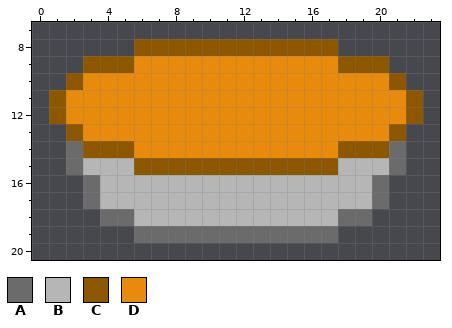
A pixel-art sprite gets an edit: src/img/dishes/pumpkin-pie.png. The picture above was drawn from the file before the commit.
The file is 24x24 pixels. Shown: x 0..23, y 7..20.
Palette (. is transparent): A #6b6b6b  B #b6b6b6  C #8d5700  D #e88a0c
Pixels before, first column x 1:
 8 .....CCCCCCCCCCCC.....
 9 ..CCCDDDDDDDDDDDDCCC..
10 .CDDDDDDDDDDDDDDDDDDC.
11 CDDDDDDDDDDDDDDDDDDDDC
12 CDDDDDDDDDDDDDDDDDDDDC
13 .CDDDDDDDDDDDDDDDDDDC.
14 .ACCCDDDDDDDDDDDDCCCA.
15 .ABBBCCCCCCCCCCCCBBBA.
16 ..ABBBBBBBBBBBBBBBBA..
17 ..ABBBBBBBBBBBBBBBBA..
18 ...AABBBBBBBBBBBBAA...
19 .....AAAAAAAAAAAA.....
Once edited:
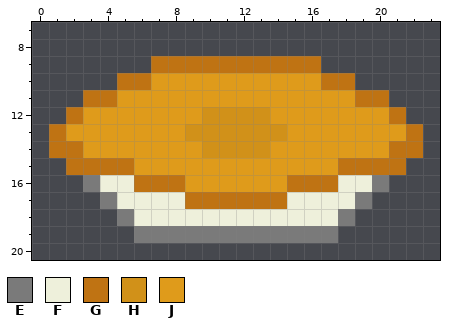
Colours new in this view: E #7a7a7a  F #eef0db  G #bf7313  H #d19119  J #df9b1b
Diff:
Changed rows in their new state; - is an unchanged pixel.
first column x 1:
 8 -----............-----
 9 --....GGGGGGGGGG....--
10 -...GGJJJJJJJJJJGG...-
11 ..GGJJJJJJJJJJJJJJGG..
12 .GJJJJJJJHHHHJJJJJJJG.
13 GJJJJJJJHHHHHHJJJJJJJG
14 GGJJJJJJJHHHHJJJJJJJGG
15 -GGGGJJJJJJJJJJJJGGGG-
16 --EFFGGGJJJJJJGGGFFE--
17 --.EFFFFGGGGGGFFFFE.--
18 ---.EFFFFFFFFFFFFE.---
19 -----EEEEEEEEEEEE-----
Pixel boxes of the changes (left, top, right, bottom) in both pictures:
changed: (49, 39, 423, 243)
